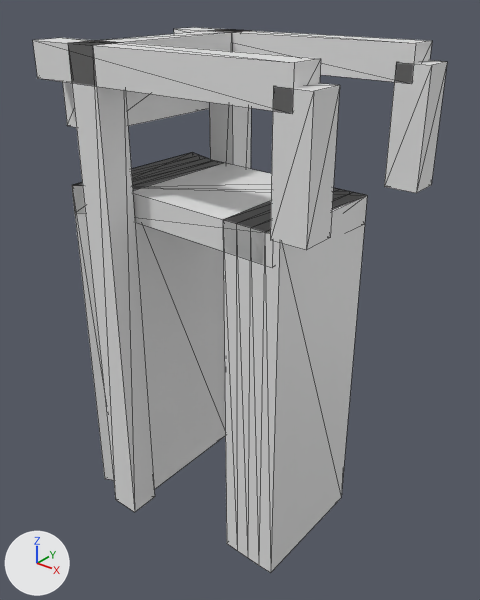
The glTF model models/oud-alblas/oud-alblas-brug-e46f3517/oud-alblas-brug-e46f3517.glb: old version first, new version second.
Both versions are drawn from a camera (50 mm lens) standing at (11.3, -13.43, 5.36) and looking at (0.48, 0.1, -3.03). The axes (+X, +Y, +Z) are drawn at lower left. The lights are the same throughout. The picture after the commit comes second. Mesh edges are drawn as thin lines.

The first picture shows 'building:balans', 'building:balans 2', 'building:contragewicht', 'building:hamei', 'building:hamei 2', 'building:hangstang', 'building:hangstang 2', 'building:portaal', 'road:dek', 'road:landhoofd (aangenomen)', 'road:landhoofd (aangenomen) 2'.
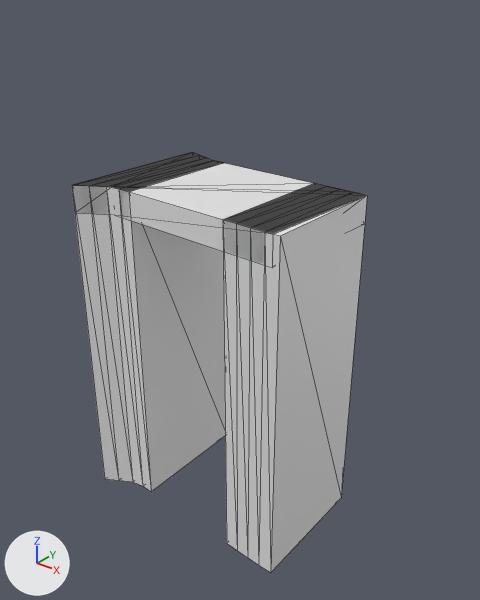
Boxes (x1, y1, x2, y2) around the edits, measured in the pictures (480 x 600 px):
'building:hamei 2', deleted
    before: (68, 41, 155, 512)
'building:balans 2', deleted
    before: (33, 38, 321, 112)
'building:hangstang 2', deleted
    before: (270, 83, 340, 250)
'building:balans', deleted
    before: (174, 27, 432, 84)
'building:hangstang', deleted
    before: (384, 61, 447, 193)
'building:hamei', deleted
    before: (209, 29, 251, 169)
'building:contragewicht', deleted
    before: (63, 82, 209, 127)
'building:portaal', deleted
    before: (86, 30, 242, 51)

The edits, one by one:
Object 'building:hamei' (ob_building_hamei) is deleted.
Object 'building:hamei 2' (ob_building_hamei_2) is deleted.
Object 'building:portaal' (ob_building_portaal) is deleted.
Object 'building:balans' (ob_building_balans) is deleted.
Object 'building:hangstang' (ob_building_hangstang) is deleted.
Object 'building:balans 2' (ob_building_balans_2) is deleted.
Object 'building:hangstang 2' (ob_building_hangstang_2) is deleted.
Object 'building:contragewicht' (ob_building_contragewicht) is deleted.
